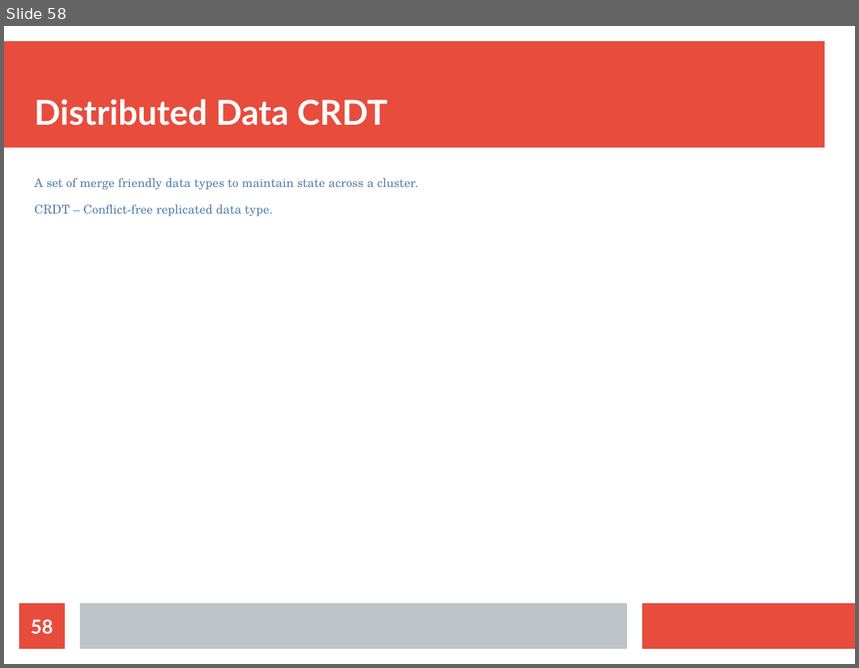
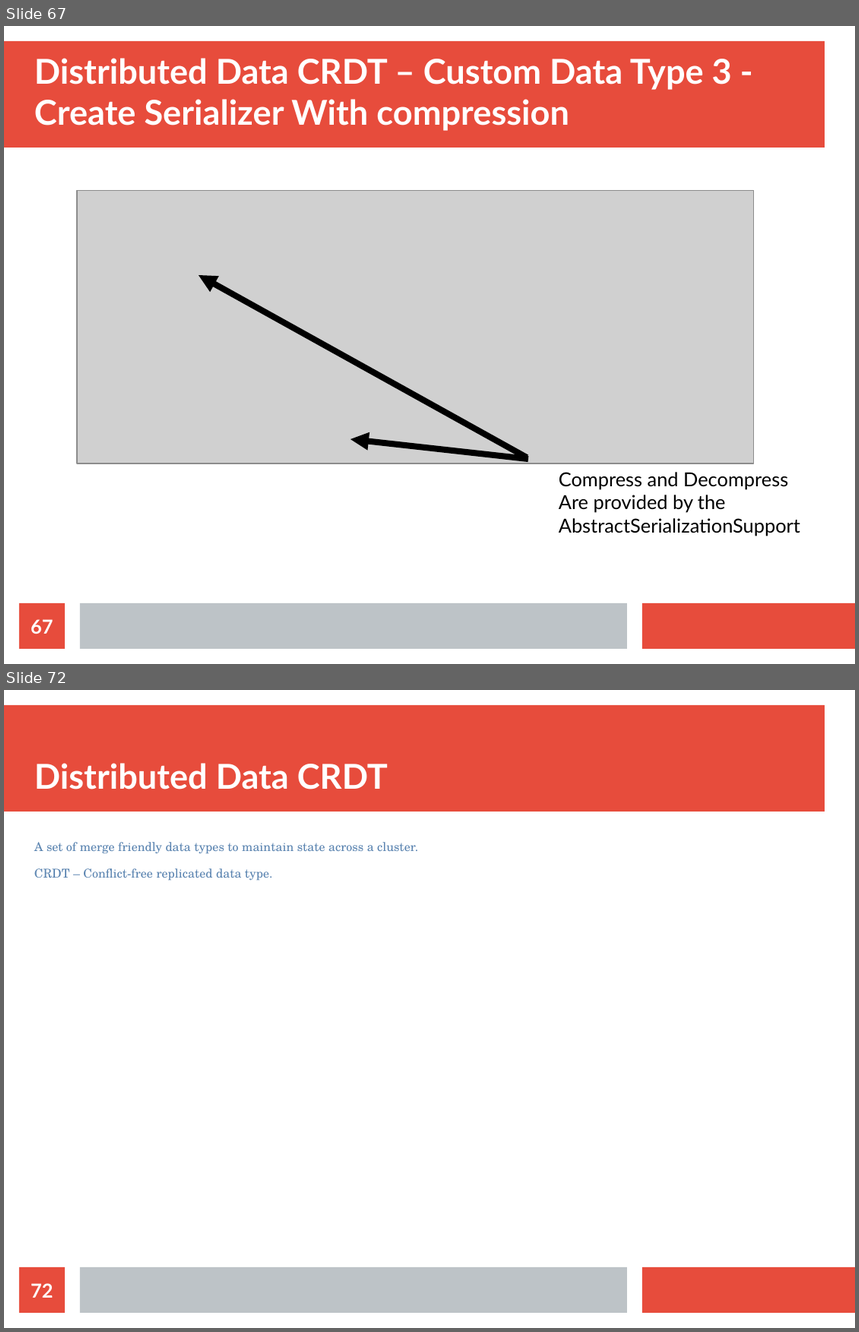
Before and after one commit to bytemania/akka-java-cluster, a slide deck: src/main/resources/res/presentation.odp. Shown one above the other, each under a label of ours: slide 58 before the commit, slides 67 and 72 after it; the slides between them are not shown. The pictures are 859x668 and 859x1332 pixels, drawn with LibreOffice and Linux fonts; fonts in the diff are those of the drawing; grey boxes stand for pictures. Boxes give left, top, right and bottom in pixels: in the first picture for what was removed or moved away, otherwise in the second. Text is boxed around its words. In the diff, an @@ line names an element or a change of style, - is before the commit and + after.

```diff
--- a/src/main/resources/res/presentation.odp
+++ b/src/main/resources/res/presentation.odp
@@ slide 67 added at (x1=4, y1=26, x2=855, y2=664), background #FFFFFF; not listed: 3 template elements that a slide beside it also shows @@
@@ title added at (x1=34, y1=58, x2=732, y2=131), 32 pt, text #FFFFFF, bold @@
+Distributed Data CRDT – Custom Data Type 3 - Create Serializer With compression
@@ picture added at (x1=77, y1=190, x2=754, y2=464) @@
@@ arrow added from (527, 458) to (199, 275), #000000 5.67 pt @@
@@ arrow added from (528, 459) to (351, 439), #000000 5.67 pt @@
@@ text added at (x1=559, y1=472, x2=800, y2=536), 18 pt, text #000000 @@
+Compress and Decompress
+Are provided by the
+AbstractSerializationSupport
@@ page number added at (x1=19, y1=604, x2=65, y2=649), fill #E74C3C, 18 pt, text #FFFFFF, bold @@
+67
@@ what was slide 58 is now slide 72 @@
@@ page number at (x1=31, y1=1284, x2=53, y2=1298): text changed @@
-58
+72
```
Also in this commit, not shown: 5 slides changed, 14 other slides added.
